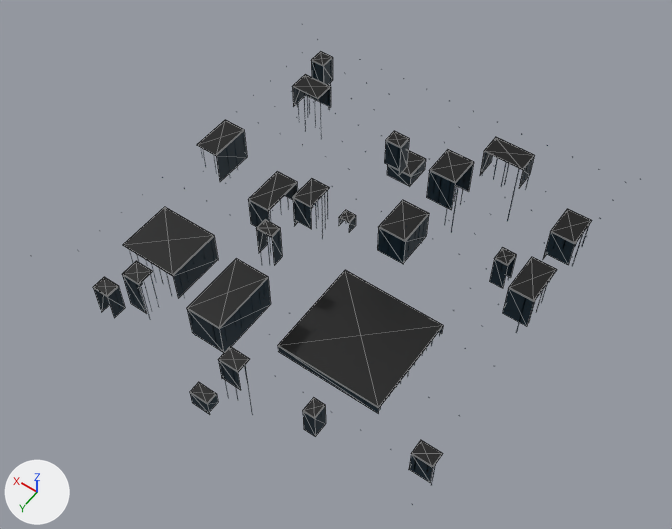
Renders of the glTF model netrun/assets/models/env/far_floor_b.glb from each side of a commit.
Before and after are seen from a 50 mm camera at (-8.6, 12.48, 17.41) aimed at (-0.07, 0.53, -1.37). The axes (+X, +Y, +Z) are drawn at lower left. The lights are the same throughout. The picture after the commit comes second. Mesh edges are drawn as thin lines on the coarser meshes. Vertices at exactly the same position are counted once.

The older version as bpy lines, for what is in view:
```python
me_far_floor_skirt = bpy.data.meshes.new('far_floor_skirt')
me_far_floor_skirt.from_pydata(...)  # 176 vertices, 96 faces; spans x -5.05..4.62, y -4.91..5.16, z -2.96..-0.03
me_far_floor_skirt.materials.append(mat_shell_soft)
me_far_floor_streaks_hang = bpy.data.meshes.new('far_floor_streaks_hang')
me_far_floor_streaks_hang.from_pydata(...)  # 928 vertices, 464 faces; spans x -5.06..4.64, y -4.91..5.16, z -2.96..-0.03
me_far_floor_streaks_hang.materials.append(mat_streaks)
me_tiles = bpy.data.meshes.new('tiles')
me_tiles.from_pydata(...)  # 384 vertices, 672 faces; spans x -5.05..4.62, y -4.91..5.16, z -2.59..0.0
me_tiles.materials.append(mat_solid_dark)
ob_far_floor_skirt = bpy.data.objects.new('far_floor_skirt', me_far_floor_skirt)
ob_far_floor_skirt.location = (0.0, 0.0, 0.0)
ob_far_floor_streaks_hang = bpy.data.objects.new('far_floor_streaks_hang', me_far_floor_streaks_hang)
ob_far_floor_streaks_hang.location = (0.0, 0.0, 0.0)
ob_tiles = bpy.data.objects.new('tiles', me_tiles)
ob_tiles.location = (0.0, 0.0, 0.0)
```
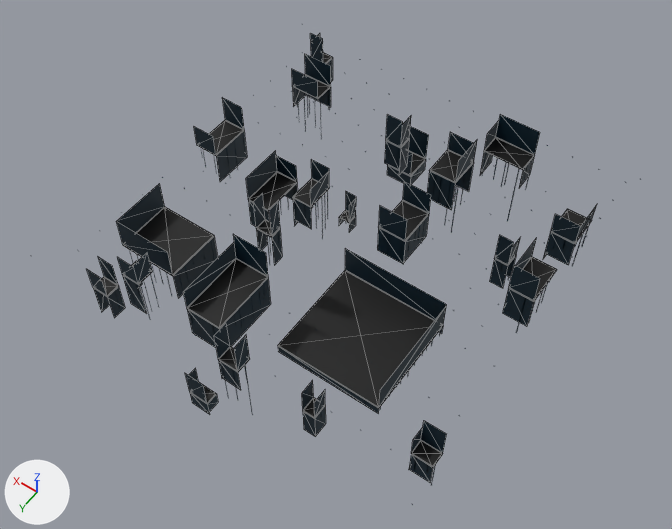
Where the change shows, as pixel boxes [x1, y1, x2, y2] in the pictures (672 x 529 px):
'far_floor_skirt', reshaped: before [93, 58, 575, 483]; after [87, 33, 597, 483]
part 1 of me_far_floor_skirt, added: after [551, 205, 597, 243]
part 2 of me_far_floor_skirt, added: after [185, 368, 207, 403]
part 3 of me_far_floor_skirt, added: after [484, 114, 540, 155]
part 4 of me_far_floor_skirt, added: after [214, 323, 230, 359]
part 5 of me_far_floor_skirt, added: after [87, 33, 540, 453]

Diff of the bpy script that builds the scene:
```diff
--- a/netrun/assets/models/env/far_floor_b.glb.py
+++ b/netrun/assets/models/env/far_floor_b.glb.py
@@ me_far_floor_skirt @@
 # used by ob_far_floor_skirt; location = (0.0, 0.0, 0.0)
-me_far_floor_skirt.from_pydata(...)  # 176 vertices, 96 faces; spans x -5.05..4.62, y -4.91..5.16, z -2.96..-0.03
+me_far_floor_skirt.from_pydata(...)  # 352 vertices, 192 faces; spans x -5.05..4.62, y -4.91..5.16, z -2.96..0.96
+# me_far_floor_skirt part 1: the loose piece of 7 vertices spanning x -1.29..-0.47, y -1.92..-0.79, z -1.83..-0.89 is copied, and the copy is scaled about its middle by (0.856, 0.84, -0.719), then moved by (-3.55, -2.54, 0.6); it spans x -4.78..-4.08, y -4.37..-3.42, z -1.09..-0.42
+# me_far_floor_skirt part 2: the loose piece of 7 vertices spanning x 2.72..3.24, y 4.07..4.55, z -1.2..-0.03 is copied, and the copy is scaled about its middle by (1.09, 0.714, -0.745), then moved by (-2.27, 0.69, -1.3); it spans x 0.42..0.99, y 4.82..5.16, z -2.35..-1.48
+# me_far_floor_skirt part 3: the loose piece of 7 vertices spanning x 3.78..4.2, y -4.69..-4.23, z -1.17..-0.03 is copied, and the copy is scaled about its middle by (-2.75, -1.39, -0.738), then moved by (-6.08, -0.12, 0.67); it spans x -2.68..-1.51, y -4.9..-4.26, z -0.35..0.49
+# me_far_floor_skirt part 4: the loose piece of 4 vertices spanning x 3.82, y 4.35..4.75, z -2.08..-1.17 is copied, and the copy is moved by (-3.94, 0.29, 2.09); it spans x -0.12, y 4.64..5.05, z 0.0..0.93
+# me_far_floor_skirt part 5
+# 132 vertices are added at x -5.05..4.39, y -4.91..5.05, z -2.56..0.96
+# 8 new vertices lie (0.0, 0.0, 0.73) away from vertices in x -4.35..0.97, y -2.59..4.14, z -2.4..0.0
+# 6 new vertices lie (0.0, 0.0, 0.63) away from vertices in x -4.48..3.09, y -1.11..3.84, z -1.42..-0.5
+# 5 new vertices lie (0.66, 0.0, 0.0) away from vertices in x -5.01..3.96, y -0.9..0.27, z 0.0..0.85
+# 82 new faces join them
 me_far_floor_skirt.materials.append(mat_shell_soft)
```
